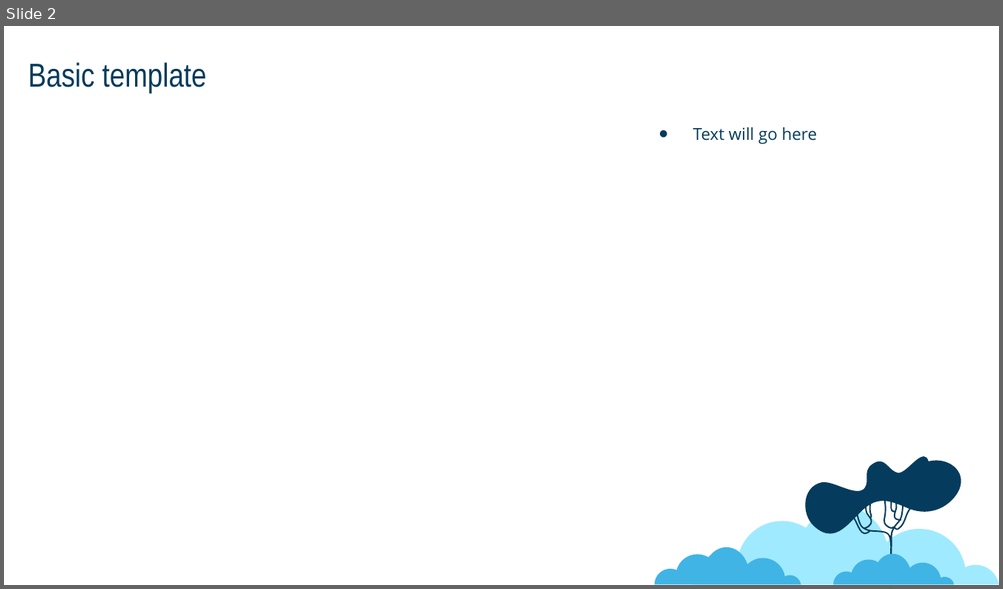
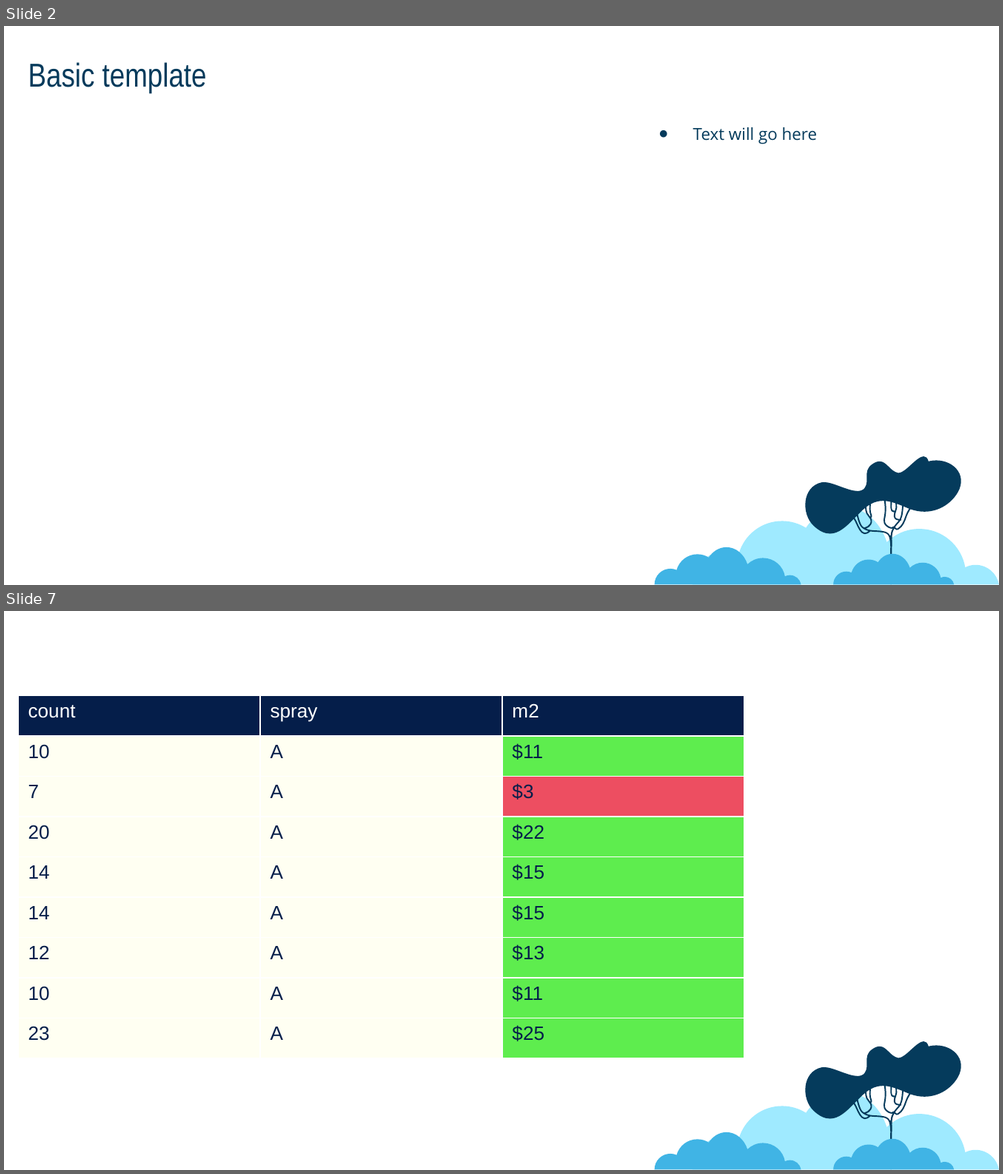
Before and after one commit to jonboone1/plotlyPowerpoint, a slide deck: example/output2.pptx. Shown one above the other, each under a label of ours: slide 2 before the commit, slides 2 and 7 after it; the slides between them are not shown. The pictures are 1003x589 and 1003x1174 pixels, drawn with LibreOffice and Linux fonts; fonts in the diff are those of the drawing. Boxes give left, top, right and bottom in pixels: in the first picture for what was removed or moved away, otherwise in the second. Text is boxed around its words. In the diff, an @@ line names an element or a change of style, - is before the commit and + after.

```diff
--- a/example/output2.pptx
+++ b/example/output2.pptx
@@ slide 7 added at (4, 611, 999, 1170), background #FFFFFF; not listed: 4 template elements that a slide beside it also shows @@
@@ table added at (18, 695, 743, 1059), 9 rows, 3 columns @@
+count | spray | m2
+10 | A | $11
+7 | A | $3
+20 | A | $22
+14 | A | $15
+14 | A | $15
+12 | A | $13
+10 | A | $11
+23 | A | $25
```
Also in this commit, not shown: 3 other slides added, 10 other files.
